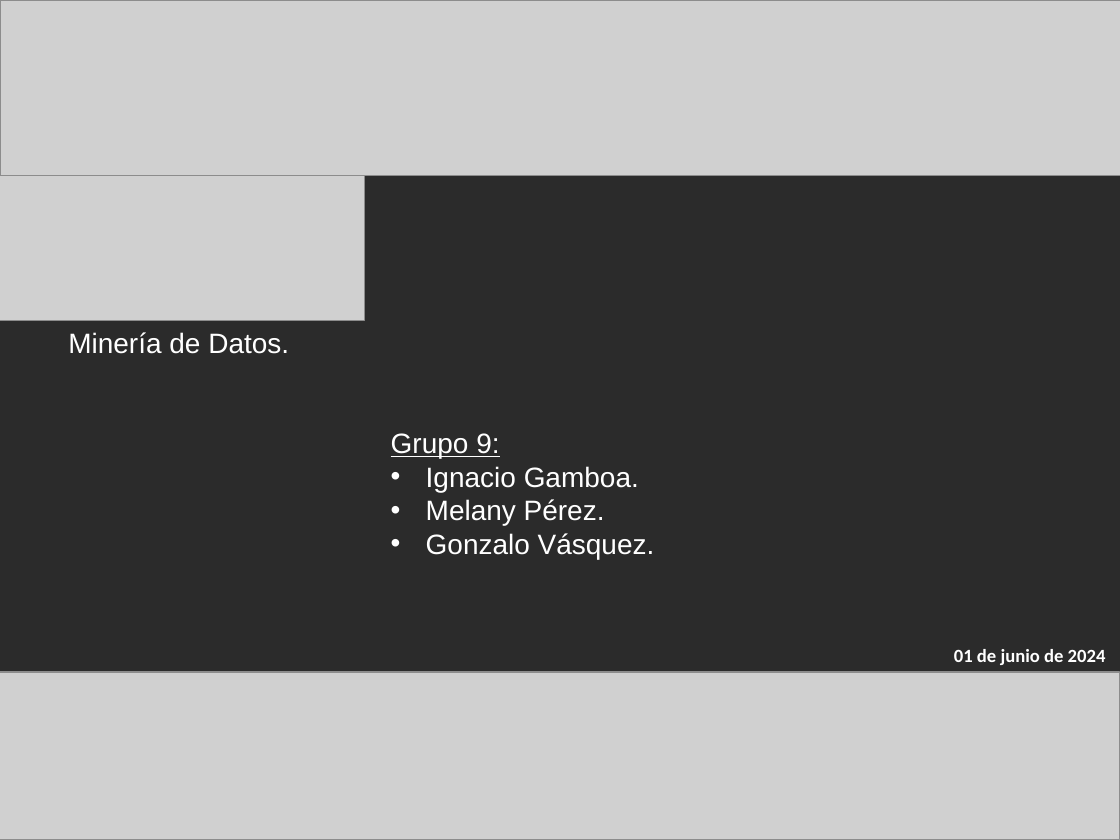
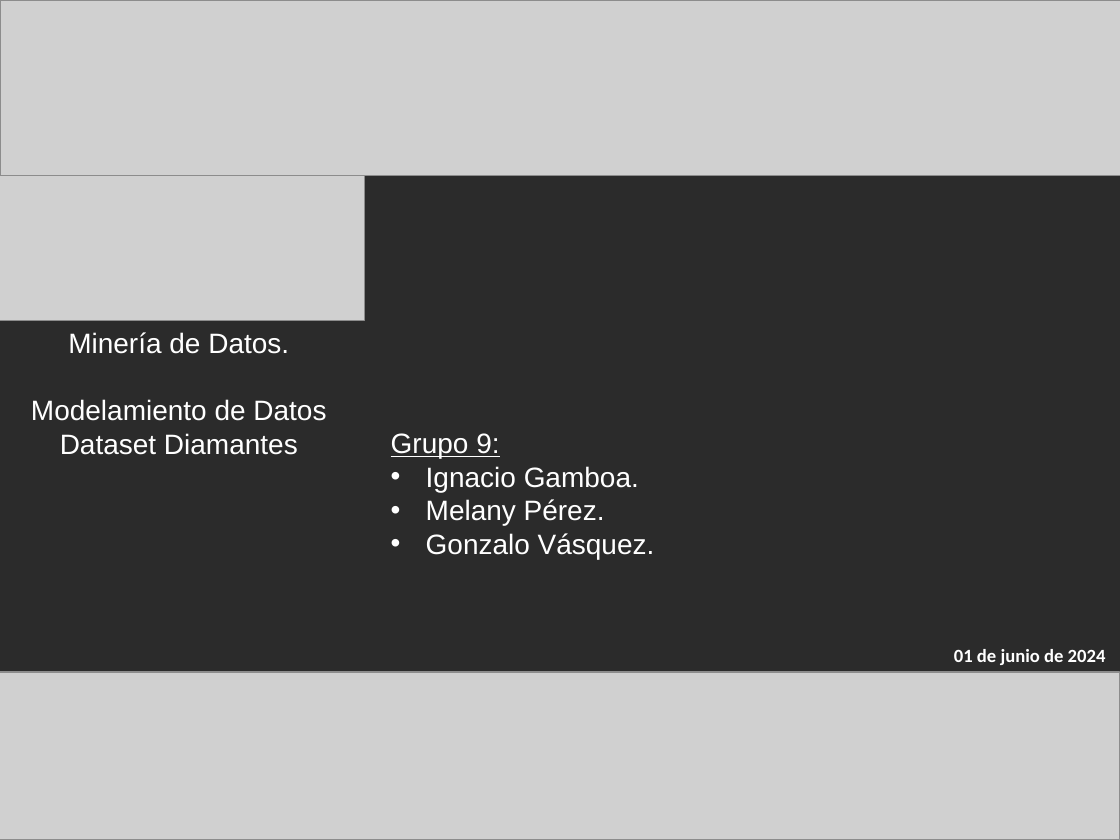
Before and after one commit to IgnGGA/grupo9, a slide deck: slide 1 of presentación/presentaciónDosMineriaDeDatos.pptx. Drawn at 1120x840 pixels with LibreOffice and Linux fonts; fonts in the diff are those of the drawing; grey boxes stand for pictures; background and template pictures are left out; a plain dark background stands for a picture behind light text. Boxes give left, top, right and bottom in pixels: in the first picture for what was removed or moved away, otherwise in the second. Text is boxed around its words. In the diff, an @@ line names an element or a change of style, - is before the commit and + after.

```diff
--- a/presentación/presentaciónDosMineriaDeDatos.pptx
+++ b/presentación/presentaciónDosMineriaDeDatos.pptx
@@ text at [31,399,326,455]: paragraphs added @@
+Modelamiento de Datos
+Dataset Diamantes
```
Also in this commit, not shown: 12 other slides changed, 2 slides added, 2 slides removed.
